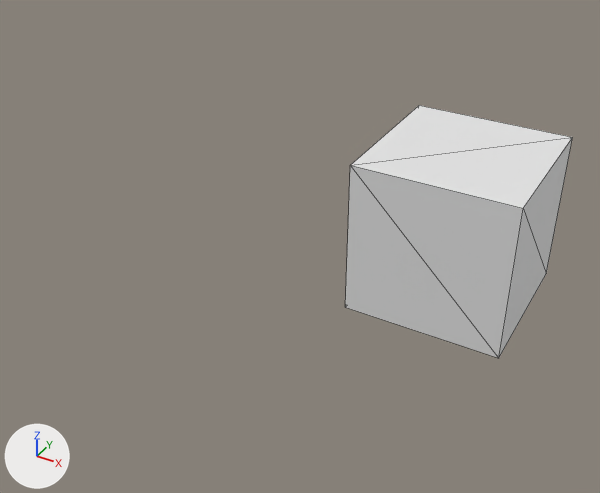
The Blender file cubeWithBone.blend, before and after one commit.
Rendered twice from a camera (50 mm lens) standing at (7.28, -6.08, 5.64) and looking at (2.42, 2.47, -0.58). The lights are fixed; the arrows at lower left show +X, +Y and +Z. Mesh edges are drawn as thin lines.

The older version as bpy lines, for what is in view:
```python
me_cube_001 = bpy.data.meshes.new('Cube.001')
me_cube_001.from_pydata(...)  # a box spanning x -1.0..1.0, y -1.0..1.0, z -1.0..1.0
ob_cube_001 = bpy.data.objects.new('Cube.001', me_cube_001)
ob_cube_001.location = (4.58, 2.58, 0.37)
```
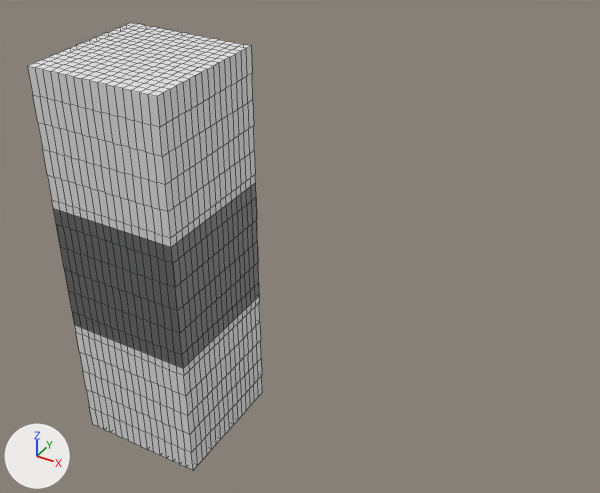
Location of each change, (x1, y1, x2, y2) in pixels of the pictures (600 x 493 px):
'Cube.001', reshaped, moved (76% taller): before (345, 105, 573, 358); after (28, 23, 262, 470)
part 1 of me_cube_001, added: after (28, 23, 262, 470)
part 2 of me_cube_001, cut back: before (345, 105, 573, 358); after (53, 184, 259, 368)

Edits to the bpy script that builds the scene:
```text
Change me_cube_001:
    used by ob_cube_001; location = (4.58, 2.58, 0.37)
    remove me_cube_001.from_pydata(...)  # 8 vertices, 12 faces; spans x -1.0..1.0, y -1.0..1.0, z -1.0..1.0
    add me_cube_001.from_pydata(...)  # 1546 vertices, 1542 faces; spans x -1.0..1.0, y -1.0..1.0, z -3.03..3.03
    me_cube_001 part 1: a new loose piece of 1538 vertices spanning x -1.0..1.0, y -1.0..1.0, z -3.03..3.03
    me_cube_001 part 2
    12 faces are deleted
    6 new faces join them
Change ob_cube_001:
    ob_cube_001.location: (4.58, 2.58, 0.37) -> (0.46, 1.86, -1.0)
```
